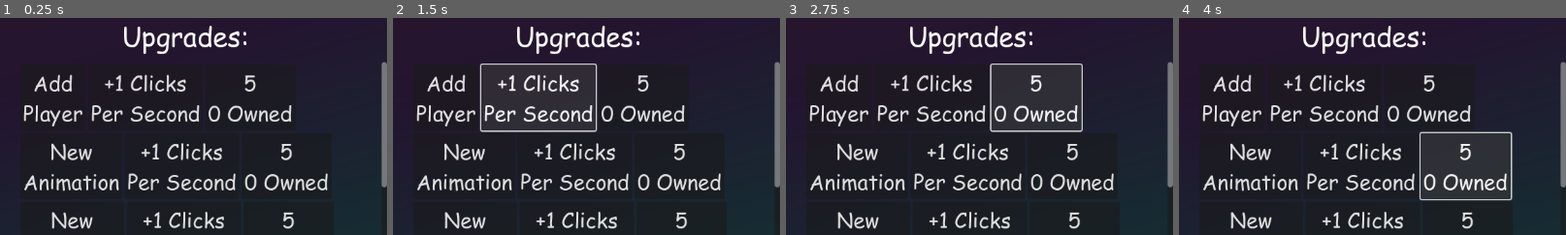
Above: before the commit, frames 1-4 (left to right).
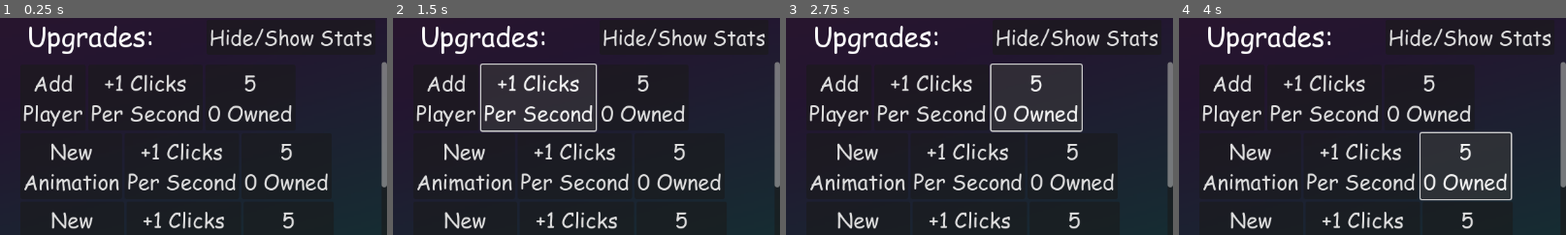
Above: after the commit, the same moments.

Repository: Timonan314/Godot-Clicker
Game: Godot game, scene res://scenes/main.tscn
Two runs of this game, one before a commit and one after it. Both use one fixed random seed, a clock stepped at 60 frames per second and the inputs below. The engine's default icon, where the game draws it, is replaced by a stand-in: a white triangle on a blue panel in a dark square.
Inputs:
- Up to frame 1 (0.25 s): no input
- Up to frame 2 (1.5 s): click "Add Player" at 0.5 s; click "+1 Clicks Per Second" at 1.25 s
- Up to frame 3 (2.75 s): click "5 0 Owned" at 2 s
- Up to frame 4 (4 s): click "+1 Clicks Per Second" at 2.75 s; click "5 0 Owned" at 3.5 s
The pictures show only the part of the screen within x 50-100%, y 22-72%; the shares and areas given below are measured in that part.

The runs differ from the first frame. In frame 1, 3.6% of the frame differs, in the area x 7-97%, y 3-17%; in frame 2, 3.6%; in frame 3, 3.6%; in frame 4, 3.6%.

Commit message:
I added a stats menu that automatically updates

Diff:
--- a/scenes/main.tscn
+++ b/scenes/main.tscn
@@ -8,6 +8,7 @@
 [ext_resource type="Script" uid="uid://c5gq3n4xyebgd" path="res://scenes/scroll_container.gd" id="4_tipki"]
 [ext_resource type="Script" uid="uid://hr4vcbyr5hwn" path="res://scripts/combo_meter.gd" id="5_tbgi4"]
 [ext_resource type="Gradient" uid="uid://b1ijituxtm1ox" path="res://new_gradient.tres" id="6_tefeu"]
+[ext_resource type="Script" uid="uid://cimaji8wmxqsb" path="res://scenes/stats_button.gd" id="9_85g3d"]
 
 [sub_resource type="Animation" id="Animation_lquwl"]
 length = 0.001
@@ -64,6 +65,9 @@
 [sub_resource type="GradientTexture2D" id="GradientTexture2D_o6xl0"]
 gradient = ExtResource("6_tefeu")
 
+[sub_resource type="StyleBoxFlat" id="StyleBoxFlat_tipki"]
+bg_color = Color(0.0784314, 0, 0.0980392, 0.8)
+
 [node name="Node2D" type="Node2D"]
 
 [node name="TextureRect" type="TextureRect" parent="."]
@@ -109,9 +113,9 @@
 
 [node name="Clicks" type="Label" parent="Panel/Panel"]
 layout_mode = 0
-offset_left = 170.0
+offset_left = 29.0
 offset_top = 11.0
-offset_right = 384.0
+offset_right = 243.0
 offset_bottom = 68.0
 theme_override_fonts/font = ExtResource("2_tbgi4")
 theme_override_font_sizes/font_size = 40
@@ -420,6 +424,72 @@
 offset_bottom = 129.0
 texture = SubResource("GradientTexture2D_o6xl0")
 expand_mode = 1
+
+[node name="Stats button" type="Button" parent="."]
+offset_left = 308.0
+offset_top = -177.0
+offset_right = 559.0
+offset_bottom = -125.0
+theme_override_fonts/font = ExtResource("2_tbgi4")
+theme_override_font_sizes/font_size = 30
+text = "Hide/Show Stats"
+script = ExtResource("9_85g3d")
+
+[node name="Panel2" type="Panel" parent="Stats button"]
+visible = false
+layout_mode = 0
+offset_left = -634.0
+offset_top = -105.0
+offset_right = -58.0
+offset_bottom = 459.0
+theme_override_styles/panel = SubResource("StyleBoxFlat_tipki")
+
+[node name="stats title" type="Label" parent="Stats button/Panel2"]
+layout_mode = 0
+offset_left = 195.0
+offset_right = 381.0
+offset_bottom = 74.0
+theme_override_constants/outline_size = 25
+theme_override_fonts/font = ExtResource("2_tbgi4")
+theme_override_font_sizes/font_size = 52
+text = "Stats"
+horizontal_alignment = 1
+vertical_alignment = 1
+autowrap_mode = 1
+
+[node name="ScrollContainer" type="ScrollContainer" parent="Stats button/Panel2"]
+layout_mode = 0
+offset_left = 9.0
+offset_top = 77.0
+offset_right = 576.0
+offset_bottom = 564.0
+
+[node name="VBoxContainer" type="VBoxContainer" parent="Stats button/Panel2/ScrollContainer"]
+layout_mode = 2
+size_flags_horizontal = 3
+
+[node name="Label" type="Label" parent="Stats button/Panel2/ScrollContainer/VBoxContainer"]
+layout_mode = 2
+theme_override_colors/font_outline_color = Color(0, 0, 0, 1)
+theme_override_constants/outline_size = 20
+theme_override_constants/shadow_outline_size = 1355
+theme_override_fonts/font = ExtResource("2_tbgi4")
+theme_override_font_sizes/font_size = 31
+text = "Upgrades:
+Combo Max = 4
+Combo Multiplier = 1
+Click Value = 1
+
+Automation:
+Automatic Clicks Per Second = 0
+
+Data:
+Current Clicks = 0
+Lifetime Clicks = 0
+Clicks Spent = 0"
+horizontal_alignment = 1
+vertical_alignment = 1
+autowrap_mode = 1
 
 [connection signal="pressed" from="Panel/Panel/ScrollContainer/HBoxContainer/VBoxContainer/Player/Button" to="Panel/Panel/ScrollContainer" method="_on_button_pressed"]
 [connection signal="pressed" from="Panel/Panel/ScrollContainer/HBoxContainer/VBoxContainer/Player/Button2" to="Panel/Panel/ScrollContainer" method="_on_button_2_pressed"]
@@ -451,3 +521,4 @@
 [connection signal="timeout" from="Panel/Panel/ScrollContainer/acps timer" to="Panel/Panel/ScrollContainer" method="_on_acps_timer_timeout"]
 [connection signal="timeout" from="Icon/cps timer" to="Icon" method="_on_timer_timeout"]
 [connection signal="timeout" from="Combo meter/mcps Timer" to="Combo meter" method="_on_mcps_timer_timeout"]
+[connection signal="pressed" from="Stats button" to="Stats button" method="_on_pressed"]
--- a/scenes/scroll_container.gd
+++ b/scenes/scroll_container.gd
@@ -130,6 +130,7 @@
 
 func one():
 	if Global.clicks >= one_prc:
+		Global.cs += one_prc
 		Global.clicks -= one_prc
 		Global.acps += one_val
 		one_amt += 1
@@ -142,6 +143,7 @@
 
 func two():
 	if Global.clicks >= two_prc:
+		Global.cs += two_prc
 		Global.clicks -= two_prc
 		Global.acps += two_val
 		two_amt += 1
@@ -154,6 +156,7 @@
 
 func three():
 	if Global.clicks >= three_prc:
+		Global.cs += three_prc
 		Global.clicks -= three_prc
 		Global.acps += three_val
 		three_amt += 1
@@ -166,6 +169,7 @@
 
 func four():
 	if Global.clicks >= four_prc:
+		Global.cs += four_prc
 		Global.clicks -= four_prc
 		Global.acv += four_val
 		four_amt += 1
@@ -178,6 +182,7 @@
 
 func five():
 	if Global.clicks >= five_prc:
+		Global.cs += five_prc
 		Global.clicks -= five_prc
 		Global.acv += five_val
 		five_amt += 1
@@ -190,6 +195,7 @@
 
 func six():
 	if Global.clicks >= six_prc:
+		Global.cs += six_prc
 		Global.clicks -= six_prc
 		Global.acv += six_val
 		six_amt += 1
@@ -202,6 +208,7 @@
 
 func seven():
 	if Global.clicks >= seven_prc:
+		Global.cs += seven_prc
 		Global.clicks -= seven_prc
 		Global.max_combo += seven_val
 		seven_amt += 1
@@ -213,6 +220,7 @@
 
 func eight():
 	if Global.clicks >= eight_prc:
+		Global.cs += eight_prc
 		Global.clicks -= eight_prc
 		Global.combo_mult += eight_val
 		eight_amt += 1
@@ -225,6 +233,7 @@
 
 func nine():
 	if Global.clicks >= nine_prc:
+		Global.cs += nine_prc
 		Global.clicks = 0
 		Global.acps = 0
 		Global.max_combo = 4
--- /dev/null
+++ b/scenes/stats_button.gd
@@ -0,0 +1,46 @@
+extends Button
+@onready var panel_2: Panel = $Panel2
+@onready var label: Label = $Panel2/ScrollContainer/VBoxContainer/Label
+
+
+# Called when the node enters the scene tree for the first time.
+func _ready() -> void:
+	pass # Replace with function body.
+
+
+# Called every frame. 'delta' is the elapsed time since the previous frame.
+func _process(delta: float) -> void:
+	print(Global.stats_visible)
+	label.text = str("Upgrades:
+Combo Max = ", Global.max_combo,
+"
+Combo Multiplier = ", Global.combo_mult,
+"
+Click Value = ", Global.acv + 1,
+"
+
+Automation:
+Automatic Clicks Per Second = ", Global.acps,
+"
+
+Data:
+Current Clicks = ", Global.clicks,
+"
+Lifetime Clicks = ", Global.lc,
+"
+Lifetime Manual Clicks = ", Global.lmc,
+"
+Clicks Spent = ", Global.cs, "
+
+
+")
+
+
+
+func _on_pressed() -> void:
+	if Global.stats_visible == true:
+		panel_2.visible = false
+		Global.stats_visible = false
+	elif Global.stats_visible == false:
+		panel_2.visible = true
+		Global.stats_visible = true
--- a/scripts/global.gd
+++ b/scripts/global.gd
@@ -2,9 +2,12 @@
 var cps = 0
 var clicks = 0
 var click_val = 1
-var combo_multiplier = 1
 var clickable = false
 var acps = 0 ##automatic clicks per second
 var max_combo = 4
 var combo_mult = 1
 var acv = 0 ##additional click value
+var stats_visible = false
+var lc = 0##lifetime clicks
+var lmc = 0##lifetime Manual Clicks
+var cs = 0##clicks spent
--- a/scripts/icon.gd
+++ b/scripts/icon.gd
@@ -25,7 +25,9 @@
 func _input(_event: InputEvent) -> void:
 	if Global.clickable == true:
 		if Input.is_action_just_pressed("click"):
+			Global.lc += Global.click_val
 			Global.clicks += Global.click_val
+			Global.lmc += 1
 			var tweenclick = get_tree().create_tween()
 			animation_player.play("click")
 			tweenclick.tween_property($".", "rotation_degrees", angle, 0.25)
Not shown: 1 places in scenes/main.tscn that only renumber resources
Not shown, added: scenes/stats_button.gd.uid
